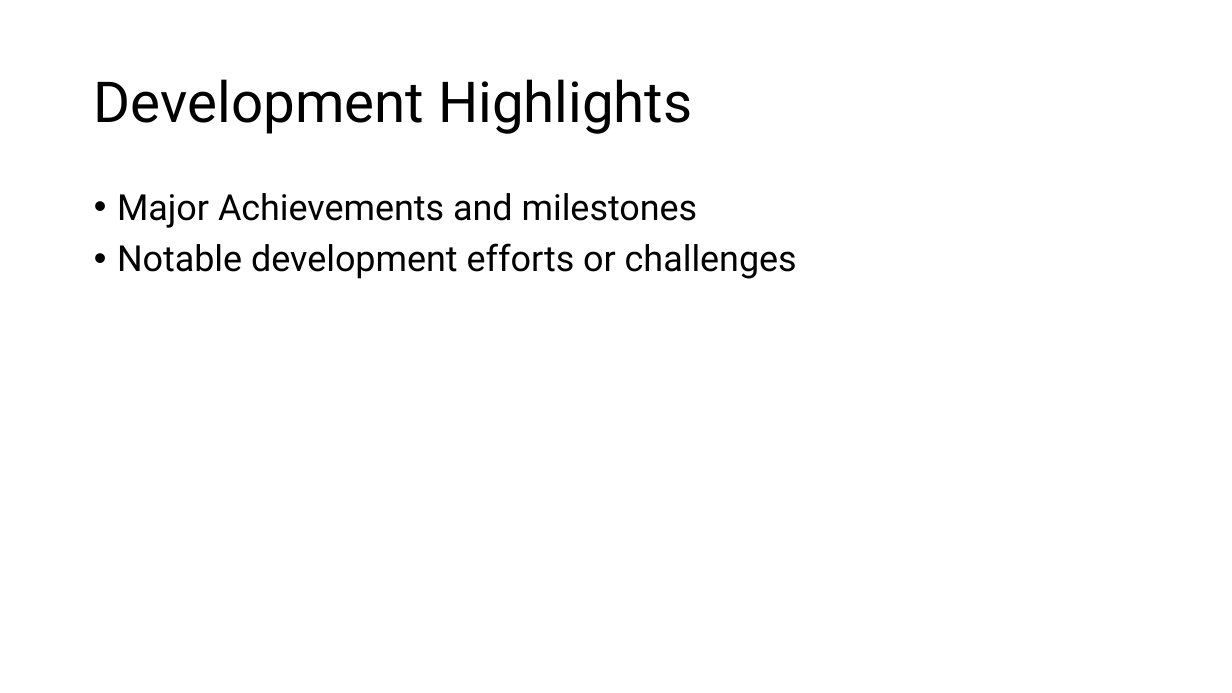
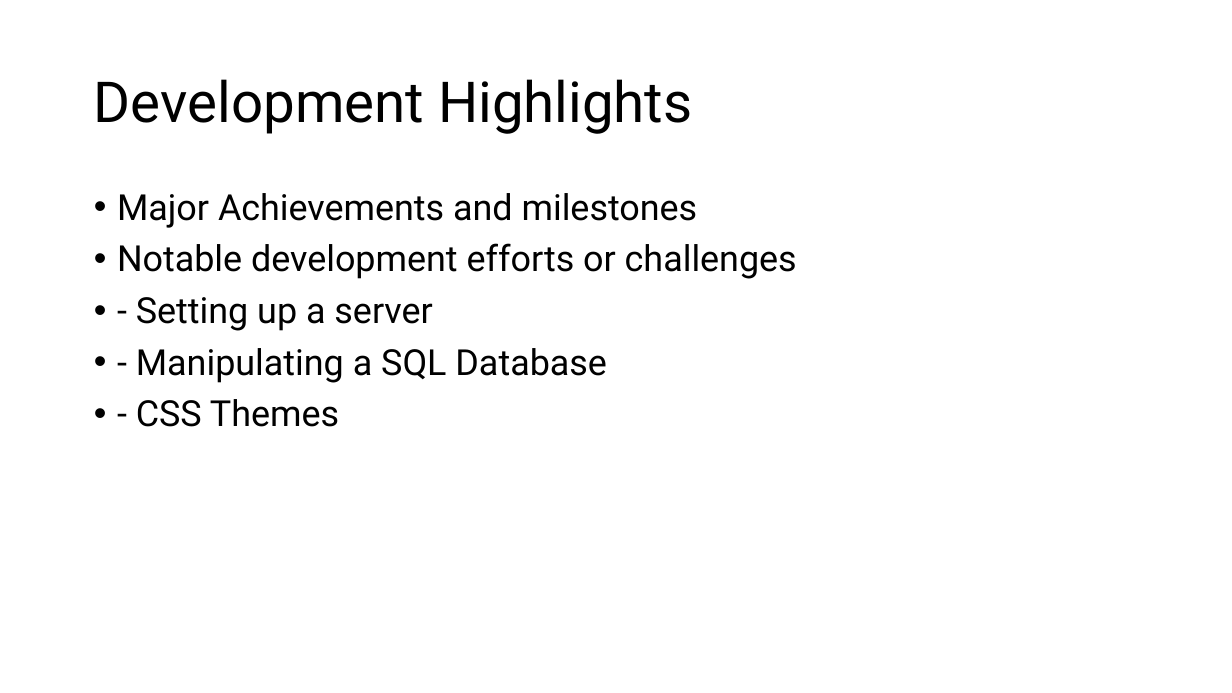
Before and after one commit to WakeTechBrandon/Bombastic-Bookstore, a slide deck: slide 7 of ProjectPresentation.pptx. Drawn at 1232x693 pixels with LibreOffice and Linux fonts; fonts in the diff are those of the drawing. Boxes give left, top, right and bottom in pixels: in the first picture for what was removed or moved away, otherwise in the second. Text is boxed around its words. In the diff, an @@ line names an element or a change of style, - is before the commit and + after.

```diff
--- a/ProjectPresentation.pptx
+++ b/ProjectPresentation.pptx
@@ text at (x1=136, y1=297, x2=607, y2=427): paragraphs added @@
+• - Setting up a server
+• - Manipulating a SQL Database
+• - CSS Themes
```
Also in this commit, not shown: 3 other slides changed, 3 slides added, 3 slides removed, 1 other file.
